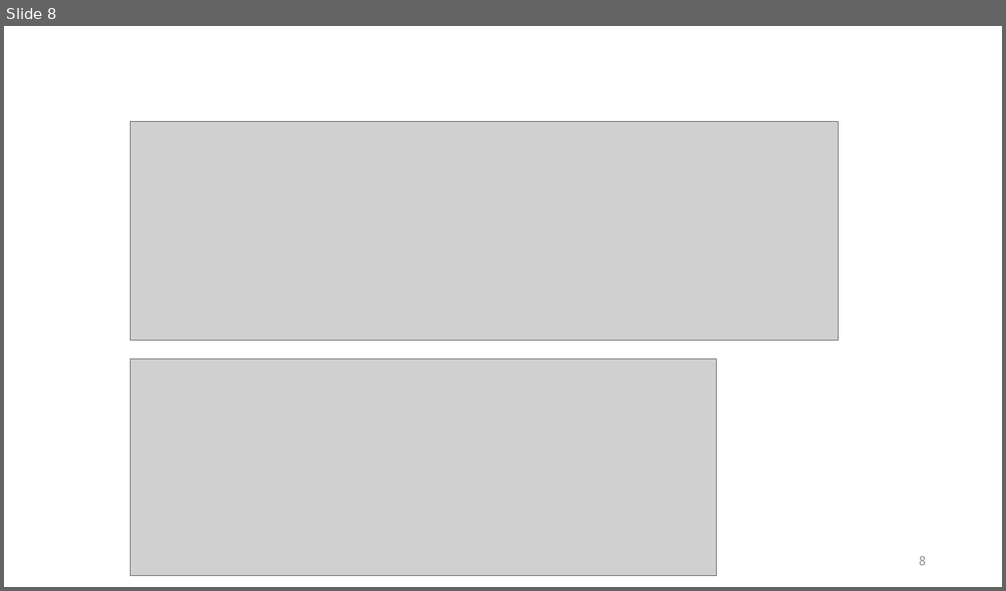
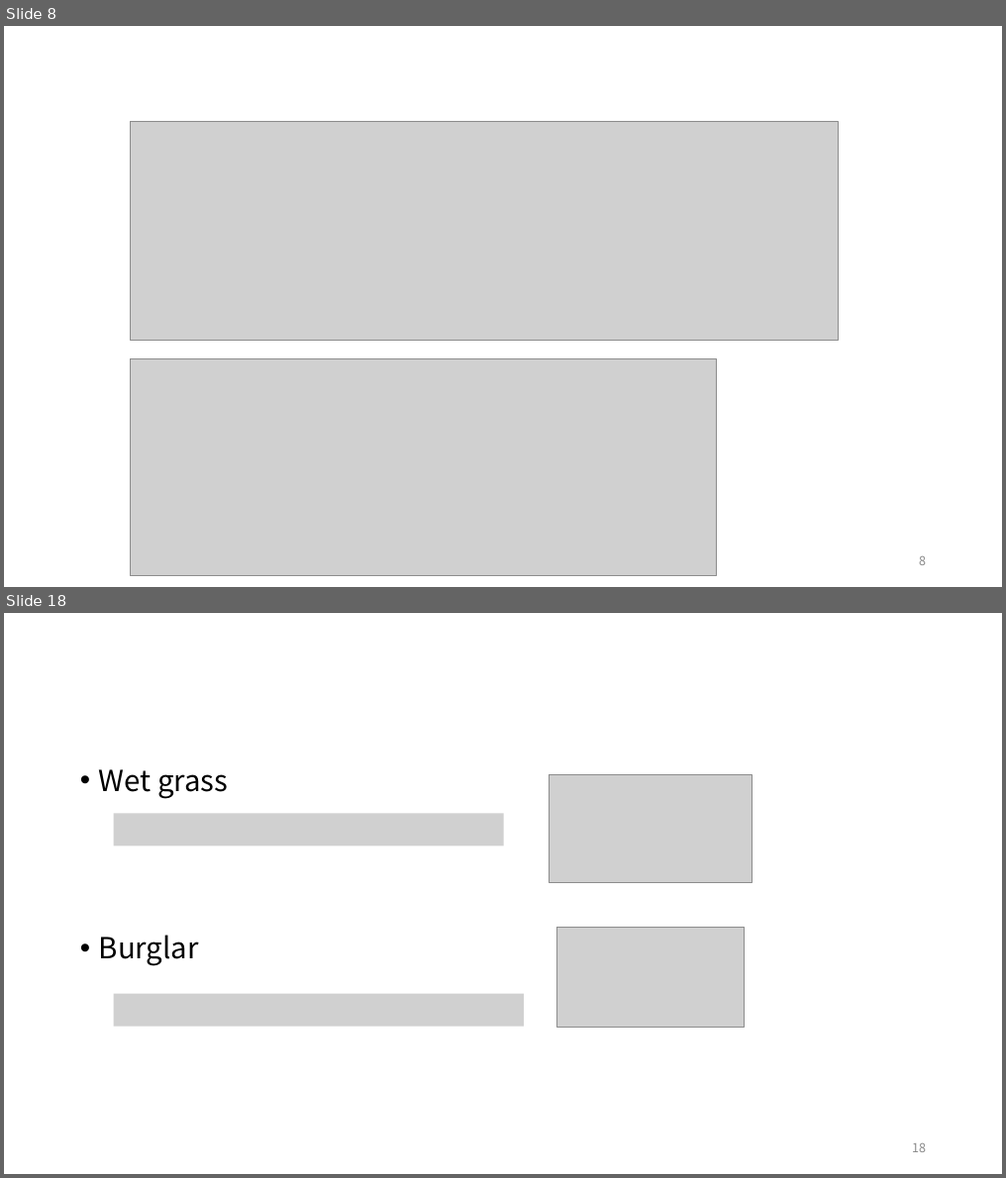
Before and after one commit to ggorr/MachineLearning, a slide deck: BRML/Ch03/BRML_Chapter_3.pptx. Shown one above the other, each under a label of ours: slide 8 before the commit, slides 8 and 18 after it; the slides between them are not shown. The pictures are 1006x591 and 1006x1178 pixels, drawn with LibreOffice and Linux fonts; fonts in the diff are those of the drawing; grey boxes stand for pictures. Boxes give left, top, right and bottom in pixels: in the first picture for what was removed or moved away, otherwise in the second. Text is boxed around its words. In the diff, an @@ line names an element or a change of style, - is before the commit and + after.

```diff
--- a/BRML/Ch03/BRML_Chapter_3.pptx
+++ b/BRML/Ch03/BRML_Chapter_3.pptx
@@ slide 18 added at [4,613,1002,1174], background #FFFFFF @@
@@ text added at [99,769,228,966], 28 pt, text #000000 @@
+• Wet grass
+• Burglar
@@ picture added at [549,774,751,882] @@
@@ picture added at [113,814,503,847] @@
@@ picture added at [556,928,745,1027] @@
@@ picture added at [113,994,524,1027] @@
@@ page number added at [912,1144,926,1153], 12 pt, text #8C8C8C @@
+18
```
Also in this commit, not shown: 16 other slides added.
